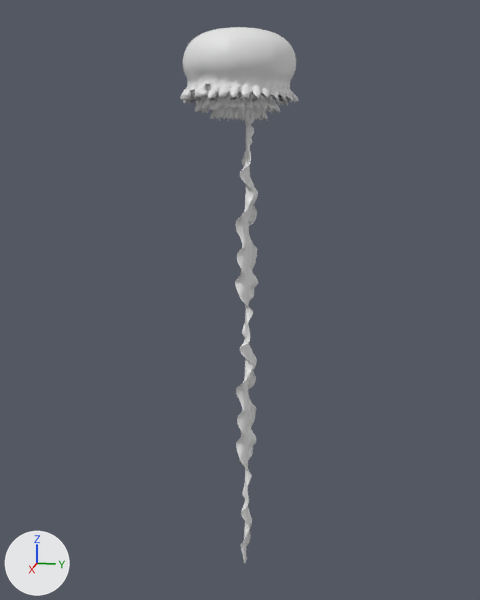
Renders of the Blender file DV-C/Blender/jellyfish.blend from each side of a commit.
Before and after are seen from a 50 mm lens placed at (39.3, 7.4, 27.6), pointed at (-1.1, -0.7, 17.5). The axes (+X, +Y, +Z) are drawn at lower left. The lights are the same throughout.

Before the edit, the objects in view are built like this:
```python
ob_bell = bpy.data.objects.new('bell', me_ab)
ob_bell.location = (-0.67, -0.64, 35.13)
ob_bell.scale = (2.21, 2.21, 2.21)
ob_bell_001 = bpy.data.objects.new('bell.001', me_ab_001)
ob_bell_001.location = (-0.64, -0.67, 33.75)
ob_bell_001.rotation_euler = (0.0, 0.0, 0.548)  # degrees (0, 0, 31)
ob_bell_001.scale = (1.67, 1.67, 1.86)
ob_tentacle = bpy.data.objects.new('Tentacle', me_plane_001)
ob_tentacle.parent = ob_tentaclelayer
ob_tentacle.location = (0.0, 0.0, 0.985)
ob_tentacle.rotation_euler = (1.571, 0.0, 0.0)  # degrees (90, 0, 0)
# also in view: 'bell.003' at (-0.7, -0.7, 27.6)
```
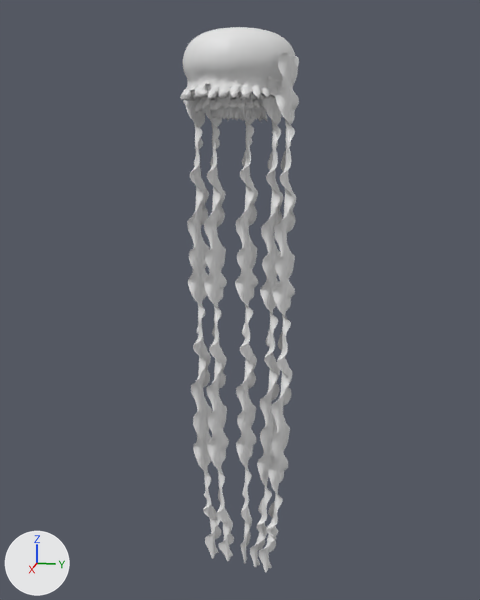
Commit message: more tentacles

What changed in the scene script:
```text
Add ob_tentacle_001:
    ob_tentacle_001 = bpy.data.objects.new('Tentacle.001', me_plane_001.copy())  # the mesh of ob_tentacle; modifiers ARRAY, LATTICE, CURVE, SOLIDIFY, SUBSURF
    ob_tentacle_001.parent = ob_tentaclelayer_001
    ob_tentacle_001.location = (0.0, 0.0, 0.985)
    ob_tentacle_001.rotation_euler = (1.571, 0.0, 0.0)  # degrees (90, 0, 0)
Add ob_tentaclelayer_001:
    ob_tentaclelayer_001 = bpy.data.objects.new('TentacleLayer.001', None)
    ob_tentaclelayer_001.location = (-1.157, -4.27, 29.65)
Add ob_tentacle_002:
    ob_tentacle_002 = bpy.data.objects.new('Tentacle.002', me_plane_001.copy())  # the mesh of ob_tentacle; modifiers ARRAY, LATTICE, CURVE, SOLIDIFY, SUBSURF
    ob_tentacle_002.parent = ob_tentaclelayer_002
    ob_tentacle_002.location = (0.0, -0.403, 0.985)
    ob_tentacle_002.rotation_euler = (1.571, 0.0, 0.0)  # degrees (90, 0, 0)
Add ob_tentaclelayer_002:
    ob_tentaclelayer_002 = bpy.data.objects.new('TentacleLayer.002', None)
    ob_tentaclelayer_002.location = (0.784, 1.772, 29.35)
Add ob_tentacle_003:
    ob_tentacle_003 = bpy.data.objects.new('Tentacle.003', me_plane_001.copy())  # the mesh of ob_tentacle; modifiers ARRAY, LATTICE, CURVE, SOLIDIFY, SUBSURF
    ob_tentacle_003.parent = ob_tentaclelayer_003
    ob_tentacle_003.location = (0.0, 0.0, 0.985)
    ob_tentacle_003.rotation_euler = (1.571, 0.0, 0.0)  # degrees (90, 0, 0)
Add ob_tentaclelayer_003:
    ob_tentaclelayer_003 = bpy.data.objects.new('TentacleLayer.003', None)
    ob_tentaclelayer_003.location = (-0.985, -3.163, 30.74)
Add ob_tentacle_004:
    ob_tentacle_004 = bpy.data.objects.new('Tentacle.004', me_plane_001.copy())  # the mesh of ob_tentacle; modifiers ARRAY, LATTICE, CURVE, SOLIDIFY, SUBSURF
    ob_tentacle_004.parent = ob_tentaclelayer_004
    ob_tentacle_004.location = (0.0, 0.0, 0.985)
    ob_tentacle_004.rotation_euler = (1.571, 0.0, 0.0)  # degrees (90, 0, 0)
Add ob_tentaclelayer_004:
    ob_tentaclelayer_004 = bpy.data.objects.new('TentacleLayer.004', None)
    ob_tentaclelayer_004.location = (0.32, 0.545, 29.85)
```

What differs and where, as boxes (x1, y1, x2, y2) in the pictures (480 x 600 px):
'Tentacle.002', added
    after: (259, 53, 299, 573)
'Tentacle.001', added
    after: (184, 97, 221, 559)
'Tentacle.003', added
    after: (204, 107, 234, 561)
'Tentacle.004', added
    after: (250, 76, 283, 568)
